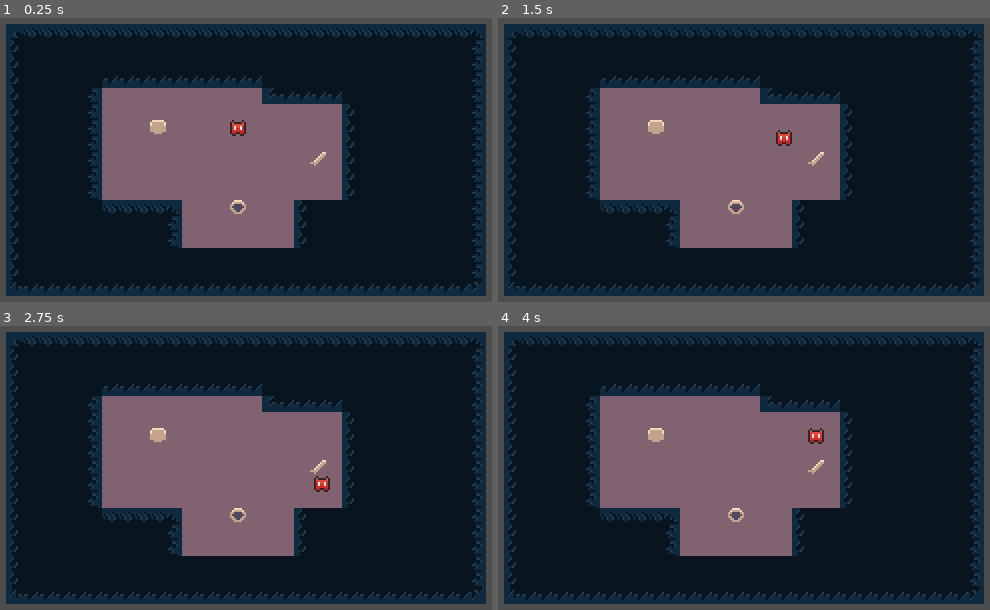
Above: before the commit, frames 1-4 (two rows, left to right).
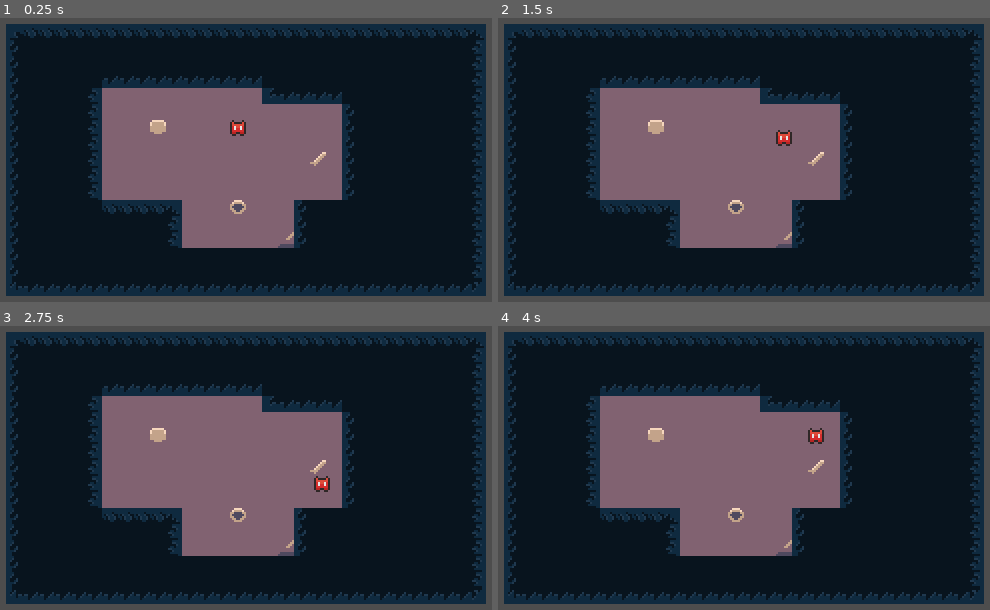
Above: after the commit, the same moments.

Repository: SandroMaglione/fukai
Game: Godot game, scene res://scenes/dungeon.tscn
Same seed, same stepped clock (60 frames per second), same inputs: the game is played once before the commit and once after it.
Inputs:
- Up to frame 1 (0.25 s): no input
- Up to frame 2 (1.5 s): tap Enter at 0.5 s; hold Right (move_right) 0.53-1.28 s; hold Down (move_down) from 1.28 s (still down)
- Up to frame 3 (2.75 s): release Down (move_down) at 2.03 s; hold Right (move_right) from 2.03 s (still down)
- Up to frame 4 (4 s): release Right (move_right) at 2.78 s; hold Up (move_up) 2.78-3.53 s; hold Left (move_left) from 3.53 s (still down)

The runs differ from the first frame. In frame 1, less than 0.1% of the frame differs, in the area x 56-60%, y 75-81%; in frame 2, less than 0.1%; in frame 3, less than 0.1%; in frame 4, less than 0.1%.

Commit message:
add stairs with collision and detection

Diff:
--- a/entities/player.gd
+++ b/entities/player.gd
@@ -12,4 +12,6 @@
 func _on_grid_movement_collided(body):
 	print(body)
 	if body is CollectItem:
-		print(body.on_collect_item())
+		body.on_collect_item()
+	elif body is Stairs:
+		body.complete_tier()
--- a/entities/player.tscn
+++ b/entities/player.tscn
@@ -19,7 +19,7 @@
 script = ExtResource("1_gc0gy")
 
 [node name="GridMovement" parent="." node_paths=PackedStringArray("actor") instance=ExtResource("3_c41b5")]
-collision_mask = 6
+collision_mask = 38
 collide_with_areas = true
 actor = NodePath("..")
 
--- /dev/null
+++ b/entities/stairs.gd
@@ -0,0 +1,5 @@
+extends Area2D
+class_name Stairs
+
+func complete_tier() -> void:
+	print("Done")
--- /dev/null
+++ b/entities/stairs.tscn
@@ -0,0 +1,17 @@
+[gd_scene load_steps=4 format=3 uid="uid://cp33dwxe3bruw"]
+
+[ext_resource type="Texture2D" uid="uid://bucegg3no52h0" path="res://assets/sprites/stairs-sprite.png" id="1_k362x"]
+[ext_resource type="Script" path="res://entities/stairs.gd" id="1_sm4vp"]
+
+[sub_resource type="RectangleShape2D" id="RectangleShape2D_p2cvx"]
+size = Vector2(8, 8)
+
+[node name="Stairs" type="Area2D"]
+collision_layer = 32
+script = ExtResource("1_sm4vp")
+
+[node name="Sprite2D" type="Sprite2D" parent="."]
+texture = ExtResource("1_k362x")
+
+[node name="CollisionShape2D" type="CollisionShape2D" parent="."]
+shape = SubResource("RectangleShape2D_p2cvx")
--- a/project.godot
+++ b/project.godot
@@ -57,6 +57,7 @@
 2d_physics/layer_3="resource"
 2d_physics/layer_4="coin"
 2d_physics/layer_5="enemy"
+2d_physics/layer_6="stair"
 
 [rendering]
 
--- a/scenes/dungeon.tscn
+++ b/scenes/dungeon.tscn
@@ -6,6 +6,7 @@
 [ext_resource type="Resource" uid="uid://w1a8ybx5a54b" path="res://entities/instances/collect_item_0.tres" id="3_dvso8"]
 [ext_resource type="PackedScene" uid="uid://nfi2g7bwursi" path="res://entities/collect_item.tscn" id="3_hi3t3"]
 [ext_resource type="Resource" uid="uid://ck5csn2pua7w5" path="res://entities/instances/collect_item_1.tres" id="4_4mltm"]
+[ext_resource type="PackedScene" uid="uid://cp33dwxe3bruw" path="res://entities/stairs.tscn" id="6_ewl7a"]
 
 [node name="Dungeon" type="Node2D"]
 
@@ -27,5 +28,8 @@
 position = Vector2(204, 100)
 collect_item_resource = ExtResource("3_4p736")
 
+[node name="Stairs" parent="." instance=ExtResource("6_ewl7a")]
+position = Vector2(188, 140)
+
 [node name="Player" parent="." instance=ExtResource("1_xccqg")]
 position = Vector2(164, 84)
Binary file added: asprite/stairs-sprite.aseprite
Binary file added: assets/sprites/stairs-sprite.png
Not shown, added: assets/sprites/stairs-sprite.png.import
Not shown: 1 places in scenes/dungeon.tscn that only renumber resources
Not shown, changed: README.md
